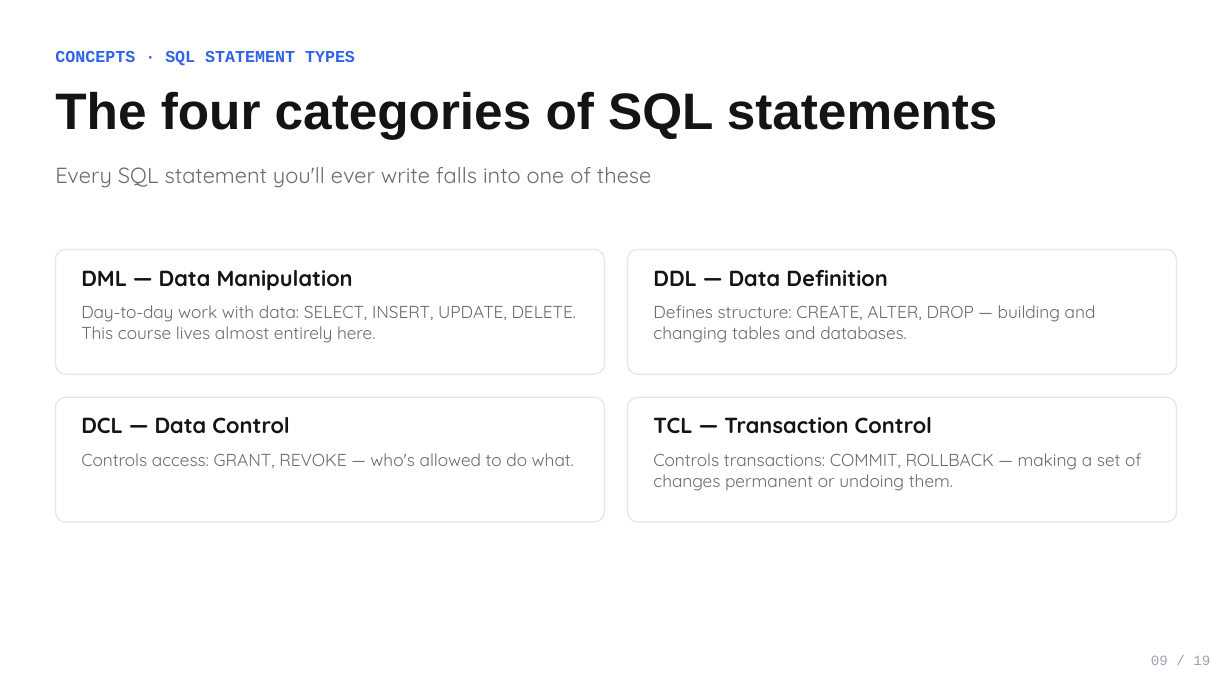
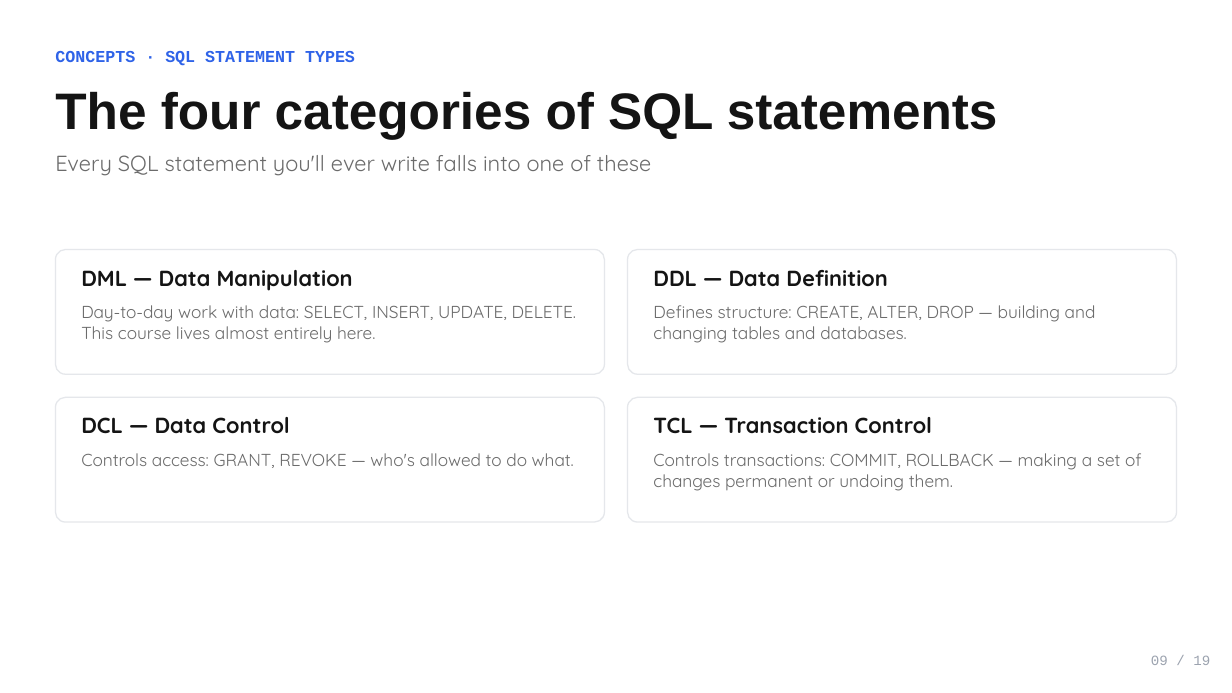
Before and after one commit to a7madmostafa/sql-for-data-analysis, a slide deck: slide 9 of Day 01/D01_01_Materials/Day 01 - SQL Foundations.pptx. Drawn at 1232x693 pixels with LibreOffice and Linux fonts; fonts in the diff are those of the drawing. Boxes give left, top, right and bottom in pixels: in the first picture for what was removed or moved away, otherwise in the second. Text is boxed around its words. In the diff, an @@ line names an element or a change of style, - is before the commit and + after.

```diff
--- a/Day 01/D01_01_Materials/Day 01 - SQL Foundations.pptx
+++ b/Day 01/D01_01_Materials/Day 01 - SQL Foundations.pptx
@@ text "Every SQL statement you'll ever ...": place and size @@
-text "Every SQL statement you'll ever ..." at [55,167,651,188]
+text "Every SQL statement you'll ever ..." at [55,155,651,176]
```
Also in this commit, not shown: 16 other slides changed, 12 other files.
